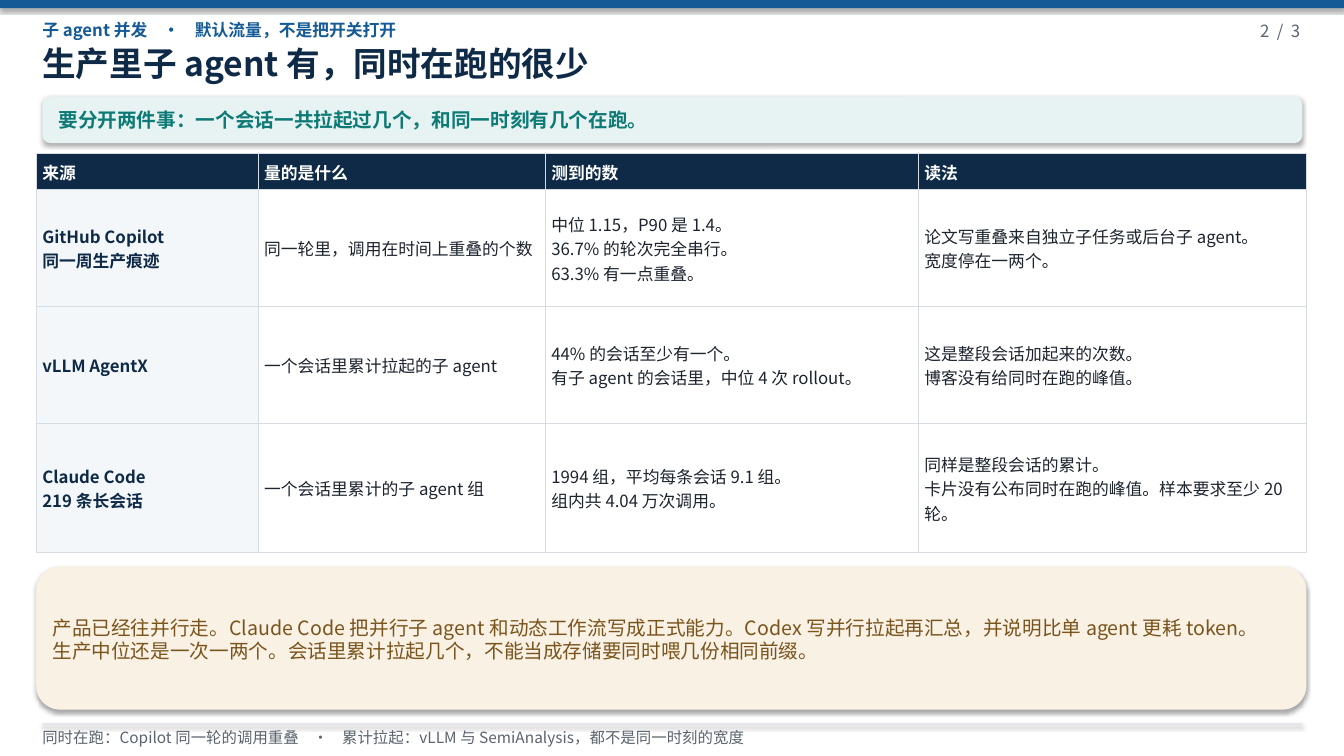
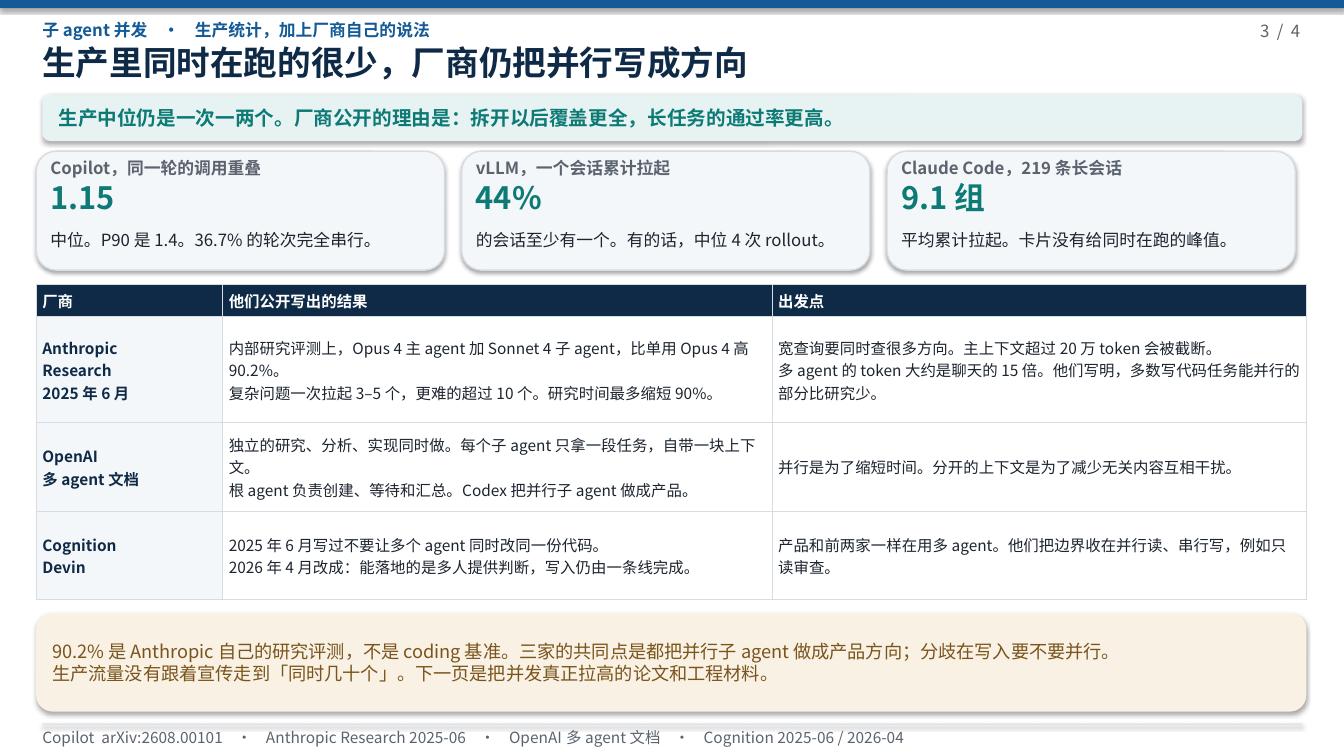
Before and after one commit to 69515164-rgb/UCL-MPComm, a slide deck: slide 3 of docs/长上下文与子agent并发.pptx (slide 2 before the commit). Drawn at 1344x756 pixels with LibreOffice and Linux fonts; fonts in the diff are those of the drawing. Boxes give left, top, right and bottom in pixels: in the first picture for what was removed or moved away, otherwise in the second. Text is boxed around its words. In the diff, an @@ line names an element or a change of style, - is before the commit and + after.

```diff
--- a/docs/长上下文与子agent并发.pptx
+++ b/docs/长上下文与子agent并发.pptx
@@ text at (x1=42, y1=21, x2=430, y2=40): text changed @@
-子 agent 并发 · 默认流量，不是把开关打开
+子 agent 并发 · 生产统计，加上厂商自己的说法
@@ text at (x1=1260, y1=24, x2=1300, y2=37): text changed @@
-2 / 3
+3 / 4
@@ text at (x1=42, y1=46, x2=748, y2=80): text changed @@
-生产里子 agent 有，同时在跑的很少
+生产里同时在跑的很少，厂商仍把并行写成方向
@@ text at (x1=58, y1=108, x2=843, y2=128): text changed @@
-要分开两件事：一个会话一共拉起过几个，和同一时刻有几个在跑。
+生产中位仍是一次一两个。厂商公开的理由是：拆开以后覆盖更全，长任务的通过率更高。
@@ table removed at (x1=36, y1=153, x2=1307, y2=553), 4 rows, 4 columns @@
-来源 | 量的是什么 | 测到的数 | 读法
-GitHub Copilot / 同一周生产痕迹 | 同一轮里，调用在时间上重叠的个数 | 中位 1.15，P90 是 1.4。 / 36.7% 的轮次完全串行。 / 63.3% 有一点重叠。 | 论文写重叠来自独立子任务或后台子 agent。 / 宽度停在一两个。
-vLLM AgentX | 一个会话里累计拉起的子 agent | 44% 的会话至少有一个。 / 有子 agent 的会话里，中位 4 次 rollout。 | 这是整段会话加起来的次数。 / 博客没有给同时在跑的峰值。
-Claude Code / 219 条长会话 | 一个会话里累计的子 agent 组 | 1994 组，平均每条会话 9.1 组。 / 组内共 4.04 万次调用。 | 同样是整段会话的累计。 / 卡片没有公布同时在跑的峰值。样本要求至少 20 轮。
@@ rounded rectangle added at (x1=36, y1=151, x2=445, y2=270), fill #F4F7FA, outline #D6DCE2 1 pt @@
@@ text added at (x1=50, y1=160, x2=261, y2=178), 12 pt, text #5A636E, bold @@
+Copilot，同一轮的调用重叠
@@ rounded rectangle added at (x1=462, y1=151, x2=870, y2=270), fill #F4F7FA, outline #D6DCE2 1 pt @@
@@ text added at (x1=476, y1=159, x2=670, y2=176), 12 pt, text #5A636E, bold @@
+vLLM，一个会话累计拉起
@@ rounded rectangle added at (x1=887, y1=151, x2=1296, y2=270), fill #F4F7FA, outline #D6DCE2 1 pt @@
@@ text added at (x1=901, y1=160, x2=1122, y2=176), 12 pt, text #5A636E, bold @@
+Claude Code，219 条长会话
@@ text added at (x1=50, y1=186, x2=114, y2=210), 22 pt, text #0E7A76, bold @@
+1.15
@@ text added at (x1=476, y1=185, x2=542, y2=210), 22 pt, text #0E7A76, bold @@
+44%
@@ text added at (x1=901, y1=183, x2=985, y2=212), 22 pt, text #0E7A76, bold @@
+9.1 组
@@ text added at (x1=50, y1=232, x2=380, y2=248), 12 pt, text #1C242E @@
+中位。P90 是 1.4。36.7% 的轮次完全串行。
@@ text added at (x1=476, y1=232, x2=835, y2=248), 12 pt, text #1C242E @@
+的会话至少有一个。有的话，中位 4 次 rollout。
@@ text added at (x1=901, y1=232, x2=1237, y2=248), 12 pt, text #1C242E @@
+平均累计拉起。卡片没有给同时在跑的峰值。
@@ table added at (x1=36, y1=284, x2=1307, y2=600), 4 rows, 3 columns @@
+厂商 | 他们公开写出的结果 | 出发点
+Anthropic / Research / 2025 年 6 月 | 内部研究评测上，Opus 4 主 agent 加 Sonnet 4 子 agent，比单用 Opus 4 高 90.2%。 / 复杂问题一次拉起 3–5 个，更难的超过 10 个。研究时间最多缩短 90%。 | 宽查询要同时查很多方向。主上下文超过 20 万 token 会被截断。 / 多 agent 的 token 大约是聊天的 15 倍。他们写明，多数写代码任务能并行的部分比研究少。
+OpenAI / 多 agent 文档 | 独立的研究、分析、实现同时做。每个子 agent 只拿一段任务，自带一块上下文。 / 根 agent 负责创建、等待和汇总。Codex 把并行子 agent 做成产品。 | 并行是为了缩短时间。分开的上下文是为了减少无关内容互相干扰。
+Cognition / Devin | 2025 年 6 月写过不要让多个 agent 同时改同一份代码。 / 2026 年 4 月改成：能落地的是多人提供判断，写入仍由一条线完成。 | 产品和前两家一样在用多 agent。他们把边界收在并行读、串行写，例如只读审查。
@@ rounded rectangle resized from (x1=36, y1=567, x2=1307, y2=710) to (x1=36, y1=613, x2=1307, y2=712) @@
@@ text removed at (x1=52, y1=618, x2=1258, y2=660) @@
-产品已经往并行走。Claude Code 把并行子 agent 和动态工作流写成正式能力。Codex 写并行拉起再汇总，并说明比单 agent 更耗 token。
-生产中位还是一次一两个。会话里累计拉起几个，不能当成存储要同时喂几份相同前缀。
@@ text added at (x1=52, y1=642, x2=1120, y2=682), 13 pt, text #7A541C @@
+90.2% 是 Anthropic 自己的研究评测，不是 coding 基准。三家的共同点是都把并行子 agent 做成产品方向；分歧在写入要不要并行。
+生产流量没有跟着宣传走到「同时几十个」。下一页是把并发真正拉高的论文和工程材料。
@@ text at (x1=42, y1=730, x2=904, y2=747): text changed @@
-同时在跑：Copilot 同一轮的调用重叠 · 累计拉起：vLLM 与 SemiAnalysis，都不是同一时刻的宽度
+Copilot arXiv:2608.00101 · Anthropic Research 2025-06 · OpenAI 多 agent 文档 · Cognition 2025-06 / 2026-04
```
Also in this commit, not shown: 2 other slides changed, 1 slide added, 1 other file.
